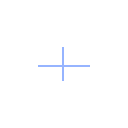
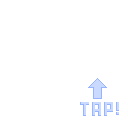
Layered file, before and after one edit (128 x 128). Changes by layer:
added layer "Layer 2" above "Layer 1" over 80, 78, 119, 116
hid "Layer 1" over 38, 47, 90, 81
